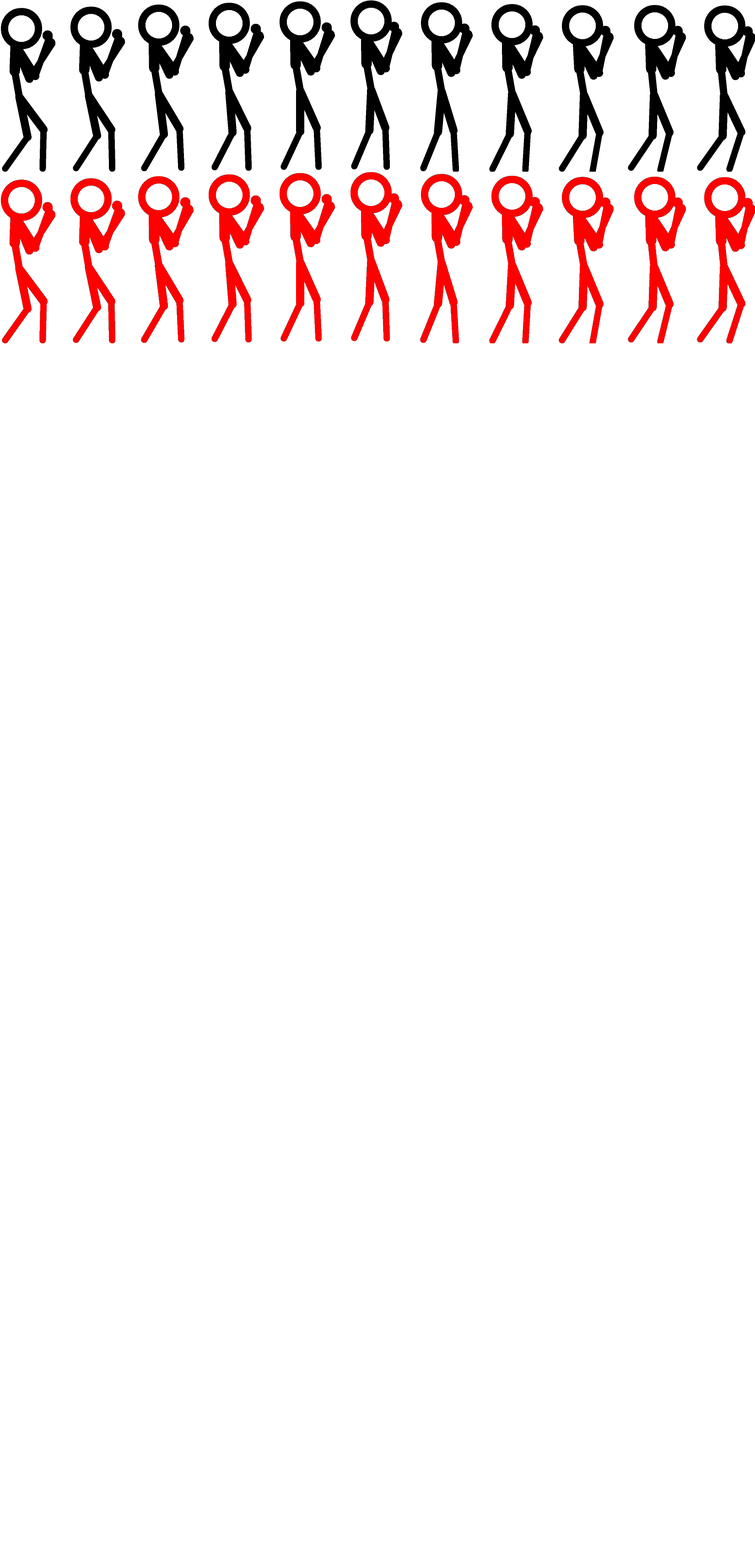
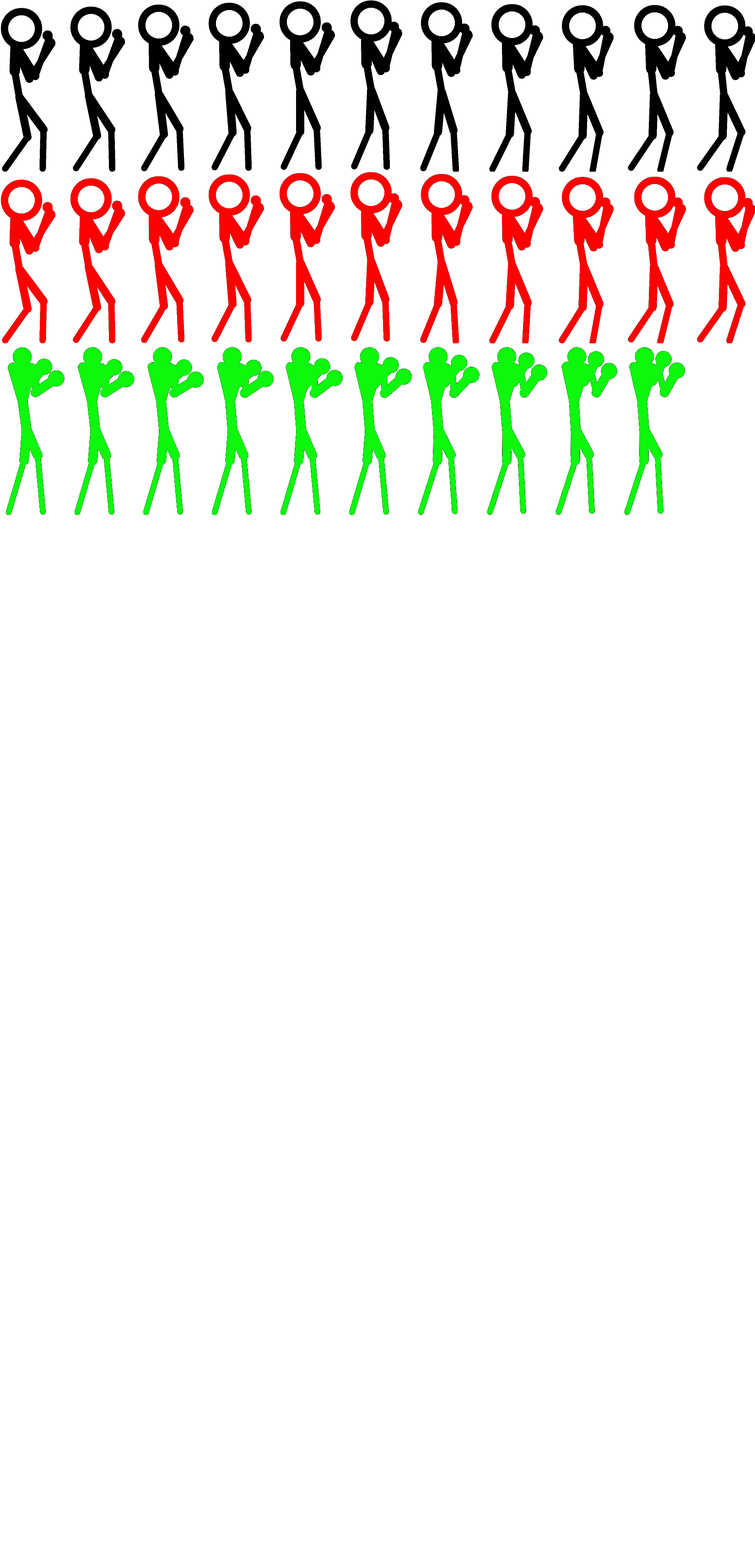
Layers edited between the first and the second 755x1545 image:
renamed "tlo" to "standing.png", moved it above "players.png", painted on it over [5, 346, 686, 515]
